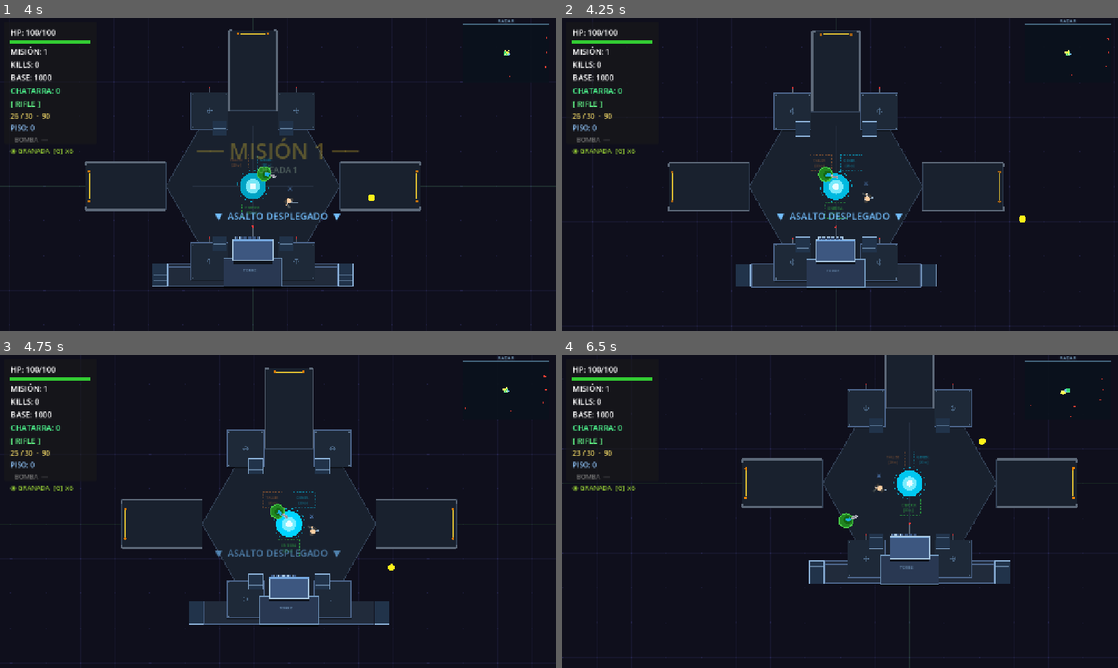
Above: before the commit, frames 1-4 (two rows, left to right).
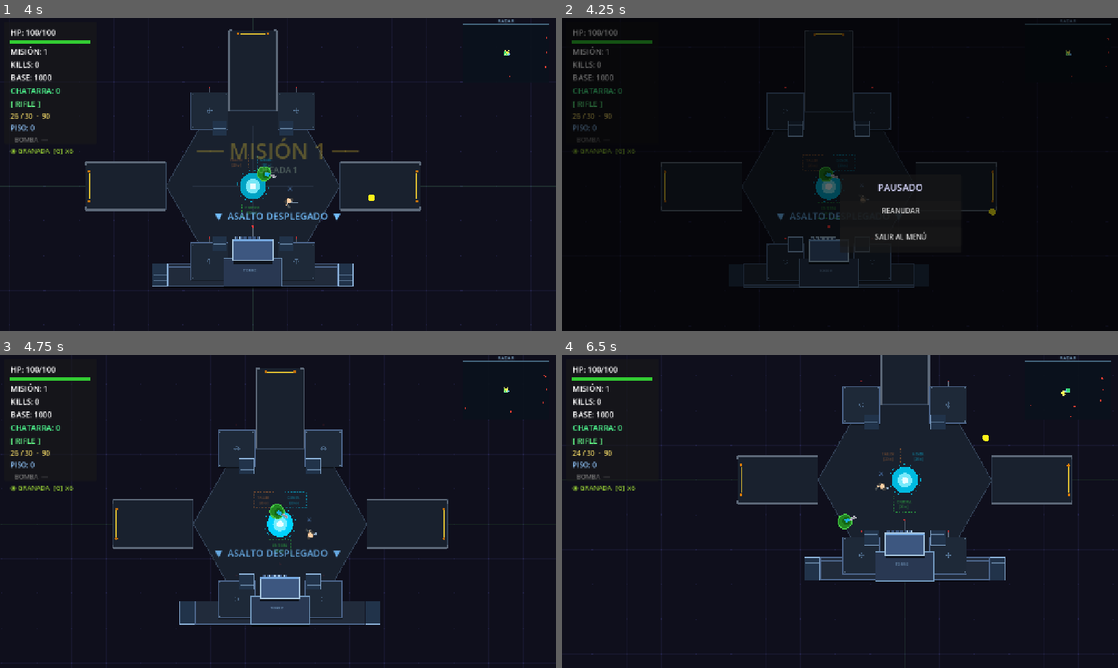
Above: after the commit, the same moments.

Repository: enriquecordero/last-colony
Game: Godot game, scene res://scenes/main.tscn
Two runs of this game, one before a commit and one after it. Both use one fixed random seed, a clock stepped at 60 frames per second and the inputs below. This scene is started directly instead of the project's main scene.
Inputs (mouse positions are in pixels of both pictures, inside the frame that each line leads up to):
- Up to frame 1 (4 s): tap Enter at 0.5, 2.1 s; move the mouse to (400, 158) at 0.52 s; hold D 0.53-1.28 s; tap E at 0.6, 1.55, 2.3, 3.05, 3.8 s; click (400, 158) at 0.67 s; tap Space at 0.77, 1.52, 3.02, 3.77 s; move the mouse to (166, 190) at 1.27 s; hold S 1.28-2.03 s; tap R at 1.35 s; click (166, 190) at 1.42 s; move the mouse to (333, 105) at 2.02 s; hold D 2.03-2.78 s; click (333, 105) at 2.17 s; move the mouse to (250, 237) at 2.77 s; hold W 2.78-3.53 s; tap Keypad Enter at 2.85 s; click (250, 237) at 2.92 s; move the mouse to (444, 221) at 3.52 s; hold A from 3.53 s (still down); tap B at 3.6 s; click (444, 221) at 3.67 s
- Up to frame 2 (4.25 s): keep holding A; tap Escape at 4.15 s
- Up to frame 3 (4.75 s): release A at 4.25 s; click (339, 549) at 4.25 s, where only the run after the commit has a clickable "REANUDAR"
- Up to frame 4 (6.5 s): move the mouse to (673, 464) at 5.02 s; hold A 5.03-5.78 s; tap T at 5.1 s; click (673, 464) at 5.17 s; tap Space at 5.27 s; tap E at 5.3, 6.05 s; move the mouse to (867, 511) at 5.77 s; hold S from 5.78 s (still down); tap N at 5.85 s; click (867, 511) at 5.92 s

Frame 1 is identical in both runs. In frame 2, 22% of the frame differs, in the area x 0-100%, y 0-100%; in frame 3, 4.0%; in frame 4, 5.4%.
Error before the commit: Cannot call method 'queue_free' on a null value. (res://scripts/main.gd:322)
Error after the commit: Cannot call method 'queue_free' on a null value. (res://scripts/main.gd:397)

Commit message:
Add pause menu — ESC to pause/resume or exit to menu
ESC during gameplay opens an overlay with Resume and Exit to Menu buttons.
get_tree().paused freezes all game nodes; pause layer runs with
PROCESS_MODE_ALWAYS so buttons stay interactive while paused.

Co-Authored-By: Claude Sonnet 4.6 <noreply@anthropic.com>

Diff:
--- a/scripts/main.gd
+++ b/scripts/main.gd
@@ -108,6 +108,9 @@
 var _upg_armor:         int  = 0
 var _healed_this_phase: bool = false
 
+var _pause_layer: CanvasLayer = null
+var _paused:      bool        = false
+
 func _ready() -> void:
 	_build_scene()
 	if StageManager.selected_mission_id.is_empty():
@@ -200,6 +203,75 @@
 	add_child(_camera)
 	_camera.make_current()
 
+	_build_pause_menu()
+
+func _build_pause_menu() -> void:
+	_pause_layer        = CanvasLayer.new()
+	_pause_layer.layer  = 50
+	_pause_layer.process_mode = Node.PROCESS_MODE_ALWAYS
+	add_child(_pause_layer)
+
+	var dim := ColorRect.new()
+	dim.set_anchors_preset(Control.PRESET_FULL_RECT)
+	dim.color = Color(0, 0, 0, 0.6)
+	dim.mouse_filter = Control.MOUSE_FILTER_STOP
+	_pause_layer.add_child(dim)
+
+	var panel := PanelContainer.new()
+	panel.set_anchors_preset(Control.PRESET_CENTER)
+	panel.custom_minimum_size = Vector2(280, 180)
+	panel.process_mode = Node.PROCESS_MODE_ALWAYS
+	_pause_layer.add_child(panel)
+
+	var vbox := VBoxContainer.new()
+	vbox.alignment = BoxContainer.ALIGNMENT_CENTER
+	vbox.add_theme_constant_override("separation", 16)
+	panel.add_child(vbox)
+
+	var title_lbl := Label.new()
+	title_lbl.text = "PAUSADO"
+	title_lbl.horizontal_alignment = HORIZONTAL_ALIGNMENT_CENTER
+	title_lbl.add_theme_font_size_override("font_size", 22)
+	title_lbl.add_theme_color_override("font_color", Color(0.85, 0.85, 1.0))
+	vbox.add_child(title_lbl)
+
+	var resume_btn := Button.new()
+	resume_btn.text = "REANUDAR"
+	resume_btn.custom_minimum_size = Vector2(220, 44)
+	resume_btn.process_mode = Node.PROCESS_MODE_ALWAYS
+	resume_btn.pressed.connect(_unpause)
+	vbox.add_child(resume_btn)
+
+	var exit_btn := Button.new()
+	exit_btn.text = "SALIR AL MENÚ"
+	exit_btn.custom_minimum_size = Vector2(220, 44)
+	exit_btn.process_mode = Node.PROCESS_MODE_ALWAYS
+	exit_btn.pressed.connect(_exit_to_menu)
+	vbox.add_child(exit_btn)
+
+	_pause_layer.visible = false
+
+func _toggle_pause() -> void:
+	if _paused:
+		_unpause()
+	else:
+		_pause()
+
+func _pause() -> void:
+	_paused = true
+	get_tree().paused = true
+	_pause_layer.visible = true
+
+func _unpause() -> void:
+	_paused = false
+	get_tree().paused = false
+	_pause_layer.visible = false
+
+func _exit_to_menu() -> void:
+	_paused = false
+	get_tree().paused = false
+	get_tree().change_scene_to_file("res://scenes/stage_select.tscn")
+
 # ── Title screen ──────────────────────────────────────────────────────────────
 
 func _show_title() -> void:
@@ -292,7 +364,10 @@
 			KEY_M:
 				if _build_phase: _set_build_type(BuildType.MINE)
 			KEY_ESCAPE:
-				if _build_mode: _set_build_mode(false)
+				if _build_mode:
+					_set_build_mode(false)
+				else:
+					_toggle_pause()
 			KEY_F:
 				_try_revive_nearby()
 				_try_interact_mission_object()
